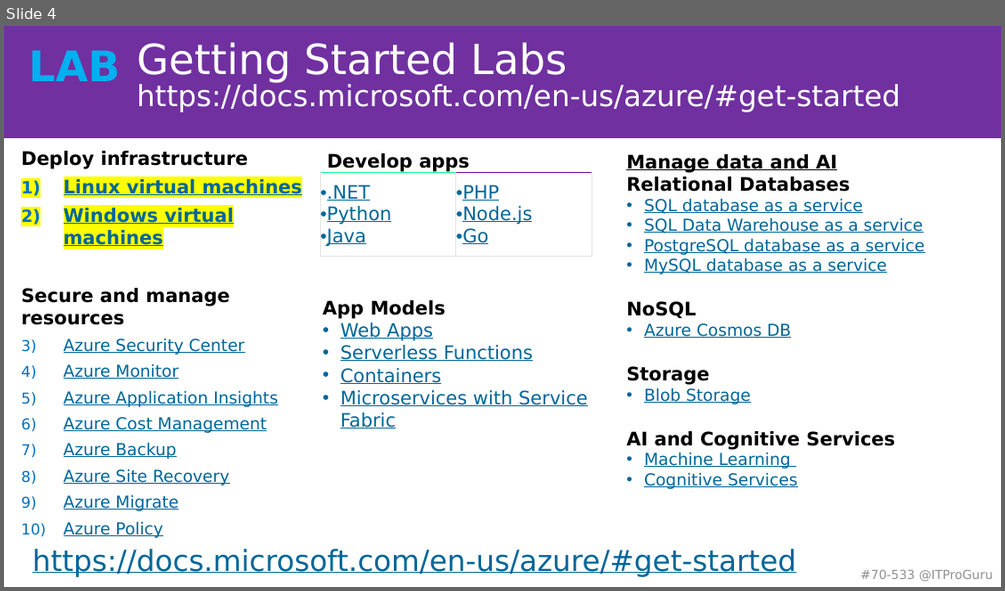
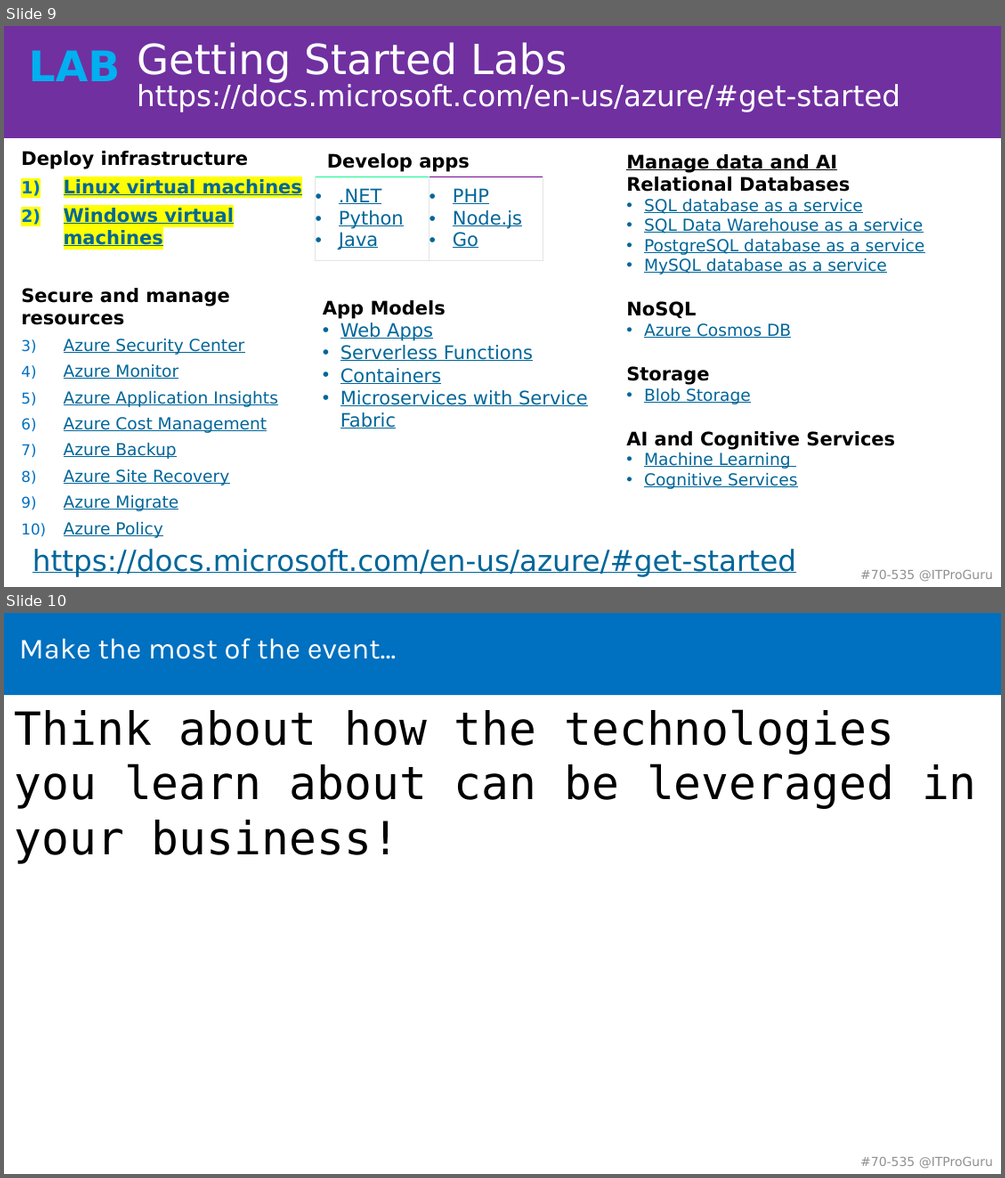
Before and after one commit to guruskill/70-535, a slide deck: Presentations/2018-05-14-Boston/535-Opening-Extra.pptx. Shown one above the other, each under a label of ours: slide 4 before the commit, slides 9 and 10 after it. The pictures are 1005x591 and 1005x1178 pixels, drawn with LibreOffice and Linux fonts; fonts in the diff are those of the drawing. Boxes give left, top, right and bottom in pixels: in the first picture for what was removed or moved away, otherwise in the second. Text is boxed around its words. In the diff, an @@ line names an element or a change of style, - is before the commit and + after.

```diff
--- a/Presentations/2018-05-14-Boston/535-Opening-Extra.pptx
+++ b/Presentations/2018-05-14-Boston/535-Opening-Extra.pptx
@@ slide 10 added at [4, 613, 1001, 1174], background #FFFFFF; not listed: 2 template elements that a slide beside it also shows @@
@@ title added at [19, 638, 396, 659], 28 pt, text #FFFFFF @@
+Make the most of the event…
@@ text added at [14, 709, 977, 864], 44 pt, text #000000 @@
+Think about how the technologies you learn about can be leveraged in your business!
@@ what was slide 4 is now slide 9 @@
@@ slide 9 changed as well @@
@@ table at [316, 176, 542, 263] @@
@@ indent changed @@
@@ table: place and size @@
-table at [320, 173, 592, 258]
+table at [316, 176, 542, 263]
@@ text at [860, 570, 993, 581]: text changed @@
-#70-533 @ITProGuru
+#70-535 @ITProGuru
```
Also in this commit, not shown: 3 other slides changed, 20 other slides added, 1 slide removed.
